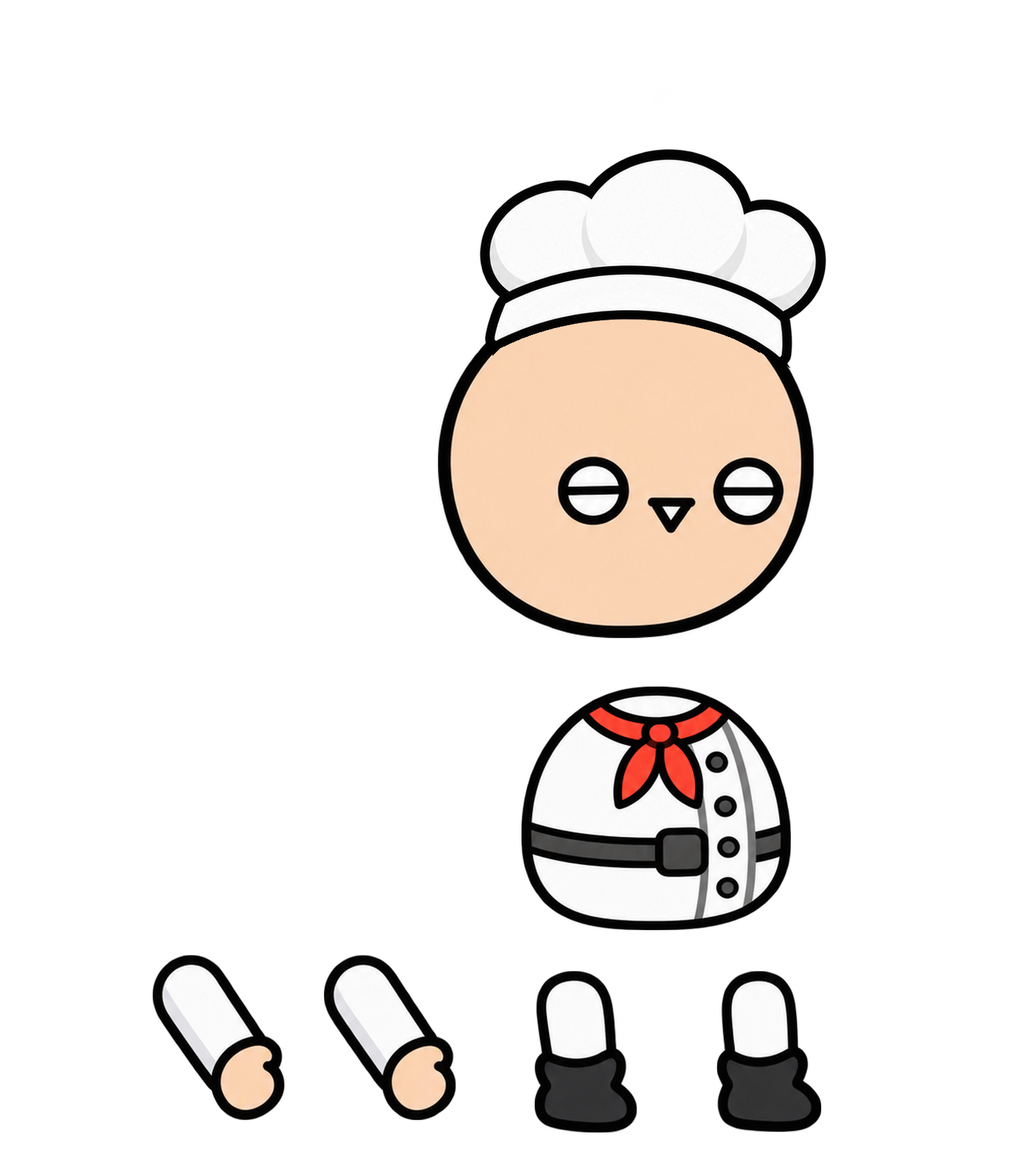
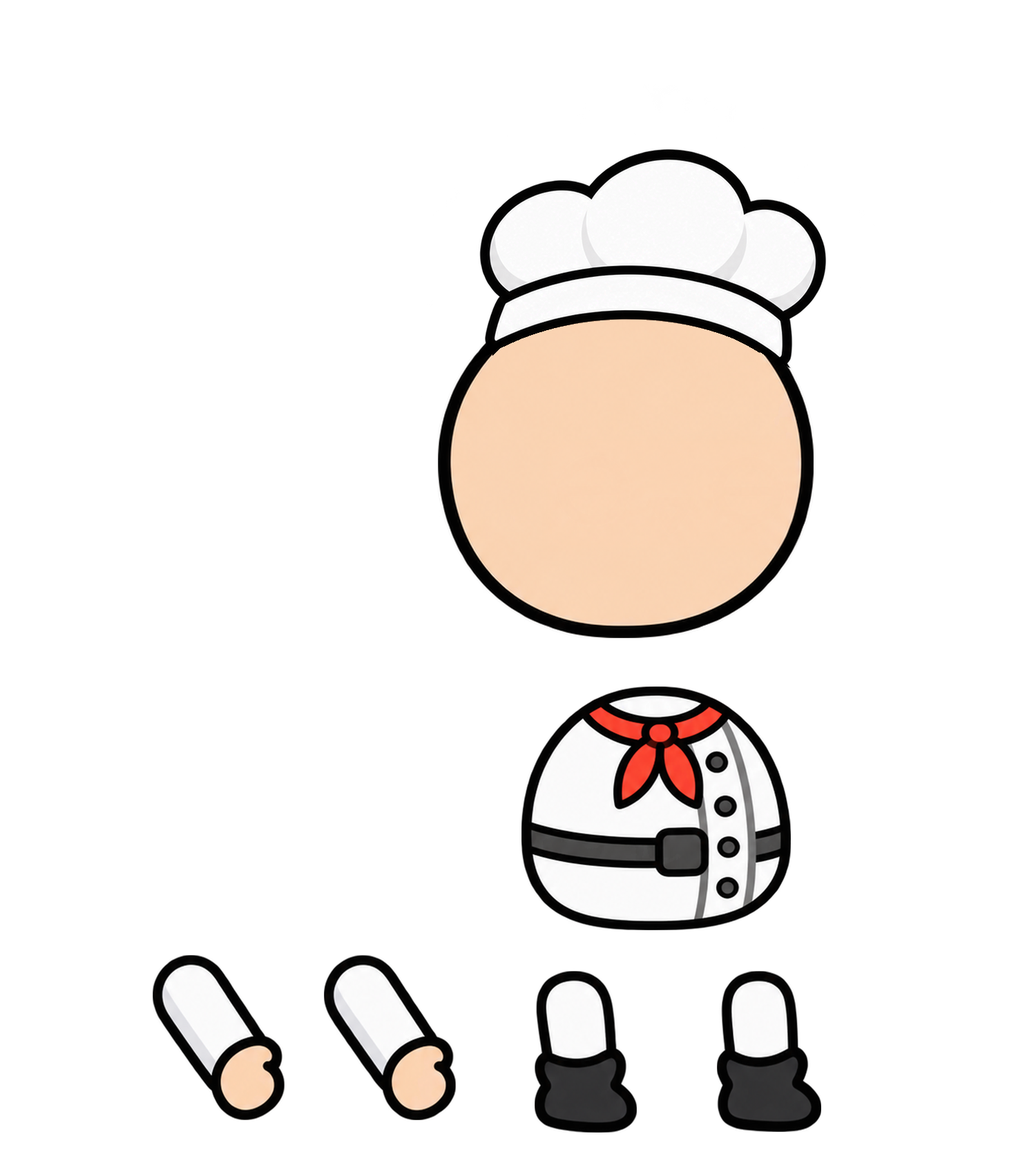
Comparing the layer stacks of the two 1036 x 1174 images. Changes:
painted on "머리" over [549, 442, 801, 553]
